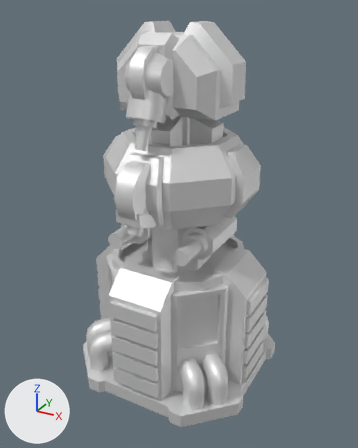
The glTF model glb/cordoom.glb as it was, and as the next commit left it.
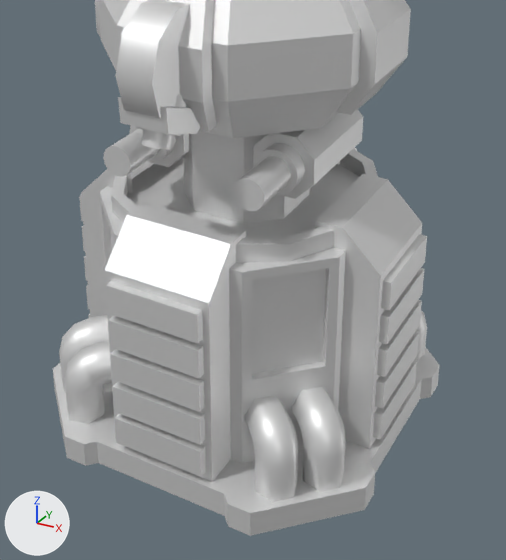
The first picture shows the older version from a 50 mm camera at (74.7, -136.0, 122.4) aimed at (0.8, -1.6, 55.2). The close-ups show the older and then the newer version on the part from 16% to 86% of the width and 36% to 98% of the height of that picture. Only the edits that show in the close-ups are written down. Arrows for +X, +Y and +Z are at lower left; the lights stay in place. Both versions are drawn at frame 18 of the action 'ActivateOpen'; the numbers are the values there.

Objects in the first close-up: 'barrelg', 'barrelr', 'base', 'body1', 'boreg', 'borer', 'turretg', 'turretr'.
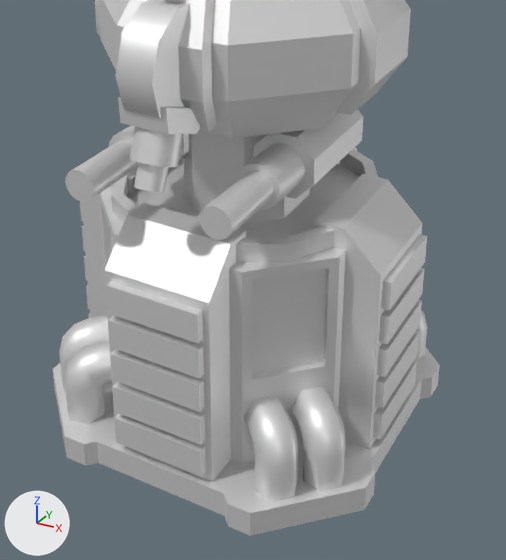
What differs and where, as boxes (x1, y1, x2, y2) in the close-ups (506 x 560 px):
'barrelr', moved
    before: (103, 129, 291, 211)
    after: (65, 140, 273, 240)
'borer', moved
    before: (129, 126, 305, 194)
    after: (109, 125, 305, 210)
'boreg', moved
    before: (135, 95, 187, 136)
    after: (130, 126, 183, 167)
'barrelg', moved
    before: (141, 130, 174, 150)
    after: (134, 162, 169, 192)

The change, as a list of edits to the scene's bpy script:
```text
Change ob_borer:
    ob_borer.location: (0.0, 6.118, 0.0) -> (0.0, 0.326, 0.0)
Change ob_barrelr:
    ob_barrelr.location: (0.0, 4.079, 0.0) -> (0.0, 0.217, 0.0)
Change ob_boreg:
    ob_boreg.location: (0.0, 4.895, -0.02) -> (0.0, 0.261, -0.02)
Change ob_barrelg:
    ob_barrelg.location: (0.0, -12.3, 0.0) -> (0.0, -13.93, 0.0)
```
